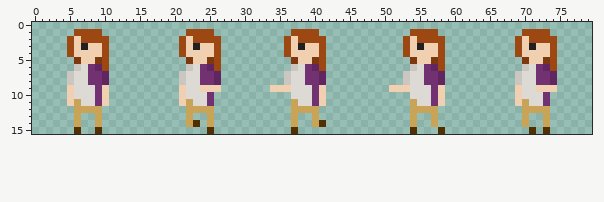
Two versions of one sprite sheet, Copernican-Sky/Assets/Sprite/Characters/16bitAiva_walk_left.png. Above, as it was before the edit.
The file is 80x16 pixels.
And afterwards:
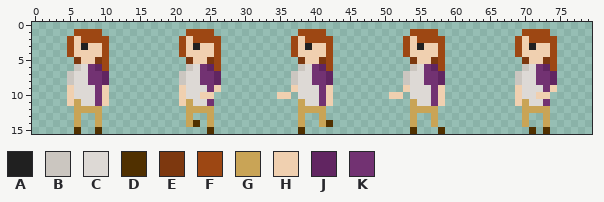
Palette (. is transparent): A #202020  B #cbc6c0  C #ddd9d5  D #503000  E #7d380f  F #9d4713  G #c9a456  H #f0d0b0  J #612561  K #723272
The exact change:
Colour A replaces colour H in row 3 at x 39.
Colour B replaces colour C in row 6 at x 38; in rows 7 to 8 at x 37.
Colour C replaces colour H in row 9 at x 24 and 72.
Colour C replaces colour K in rows 6 to 8 at x 39; in rows 9 to 11 at x 40.
Colour D is added in row 14 at x 42; in row 15 at x 38.
Colour E replaces colour F in row 5 at x 41.
Colour E replaces colour H in row 5 at x 38.
Colour F is added in row 1 at x 41; in rows 2 to 6 at x 42.
Colour F replaces colour H in rows 2 to 4 at x 37.
Colour G is added in row 12 at x 41; in row 13 at x 38 and 41; in row 14 at x 38.
Colour G replaces colour C in row 11 at x 38.
Colour G replaces colour D in row 14 at x 41.
Colour H is added in row 9 at x 42; in row 10 at x 35 to 36, 42 and 51 to 52; in row 11 at x 42.
Colour H replaces colour A in row 3 at x 38.
Colour H replaces colour C in row 9 at x 37; in row 10 at x 24 and 72.
Colour H replaces colour E in row 5 at x 40.
Colour H replaces colour F in row 2 at x 38; in rows 3 to 4 at x 41.
Colour H replaces colour K in row 10 at x 25 and 73.
Colour J is added in rows 7 to 8 at x 42.
Colour J replaces colour F in row 6 at x 41.
Colour K replaces colour H in row 9 at x 25, 41 and 73; in rows 10 to 11 at x 41.
Colour K replaces colour J in row 6 at x 40; in rows 7 to 8 at x 41.
Colour B is removed in row 6 at x 37; in rows 7 to 8 at x 36.
Colour C is removed in row 10 at x 37.
Colour D is removed in row 15 at x 37.
Colour E is removed in row 5 at x 37.
Colour F is removed in row 1 at x 37; in rows 2 to 4 at x 36.
Colour G is removed in rows 11 to 12 at x 37; in rows 13 to 14 at x 37 and 40.
Colour H is removed in row 9 at x 34 to 36 and 51 to 52.
